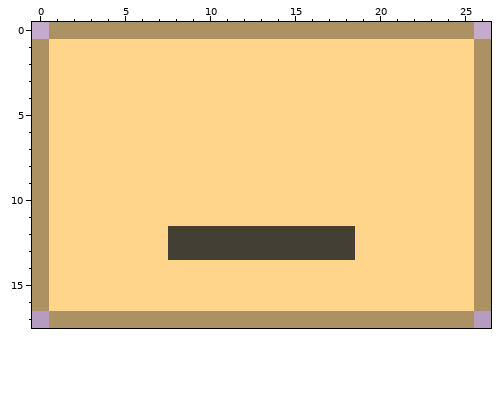
A pixel-art file gets an edit: data/Client Side Decoration Buttons/CSDMinimizeButtonHover.aseprite. The first picture shows the starting point.
27x18 pixels, 1 frame.
New version:
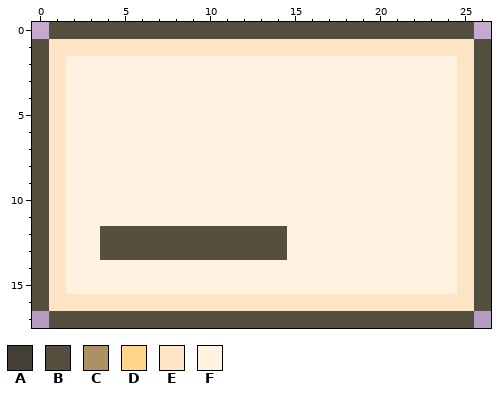
Palette (. is transparent): A #433f35  B #544f3f  C #ac9163  D #ffd58c  E #fce4c5  F #fff2e1
Difference:
Changed rows in their new state; - is an unchanged pixel.
first column x 0:
 0 -BBBBBBBBBBBBBBBBBBBBBBBBB-
 1 BEEEEEEEEEEEEEEEEEEEEEEEEEB
 2 BEFFFFFFFFFFFFFFFFFFFFFFFEB
 3 BEFFFFFFFFFFFFFFFFFFFFFFFEB
 4 BEFFFFFFFFFFFFFFFFFFFFFFFEB
 5 BEFFFFFFFFFFFFFFFFFFFFFFFEB
 6 BEFFFFFFFFFFFFFFFFFFFFFFFEB
 7 BEFFFFFFFFFFFFFFFFFFFFFFFEB
 8 BEFFFFFFFFFFFFFFFFFFFFFFFEB
 9 BEFFFFFFFFFFFFFFFFFFFFFFFEB
10 BEFFFFFFFFFFFFFFFFFFFFFFFEB
11 BEFFFFFFFFFFFFFFFFFFFFFFFEB
12 BEFFBBBBBBBBBBBFFFFFFFFFFEB
13 BEFFBBBBBBBBBBBFFFFFFFFFFEB
14 BEFFFFFFFFFFFFFFFFFFFFFFFEB
15 BEFFFFFFFFFFFFFFFFFFFFFFFEB
16 BEEEEEEEEEEEEEEEEEEEEEEEEEB
17 -BBBBBBBBBBBBBBBBBBBBBBBBB-
Pixel boxes of the changes (left, top, right, bottom) in both pictures:
changed: (32, 22, 491, 328)
